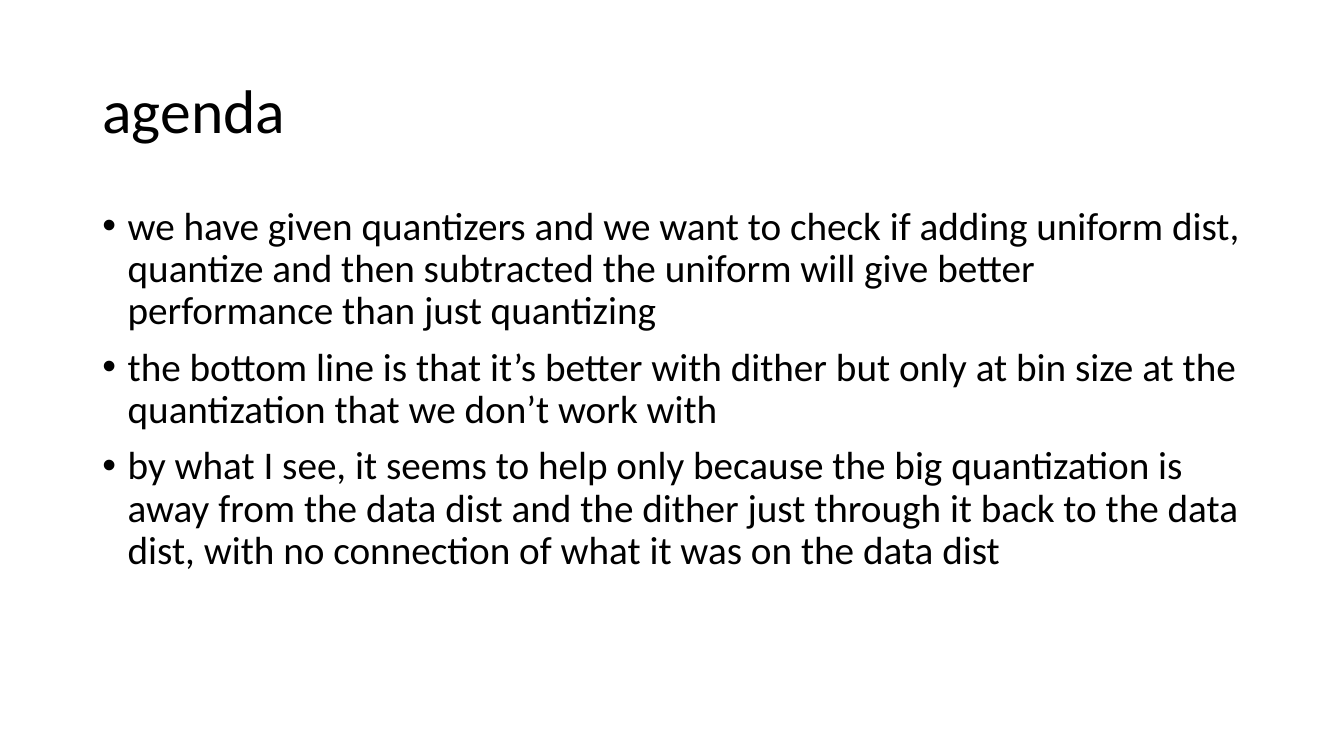
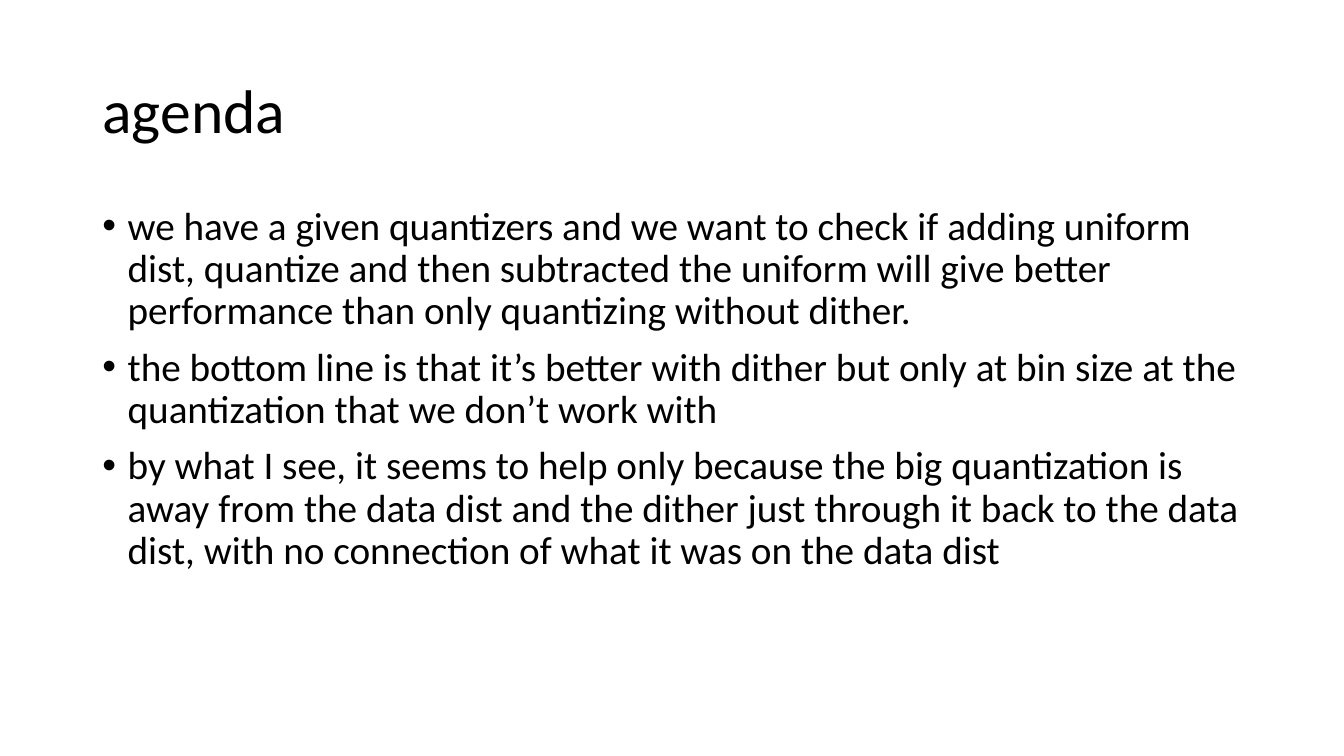
Before and after one commit to lisrael1/quants, a slide deck: slide 2 of code/results/how using dither impacts the MSE.pptx. Drawn at 1344x756 pixels with LibreOffice and Linux fonts; fonts in the diff are those of the drawing. Boxes give left, top, right and bottom in pixels: in the first picture for what was removed or moved away, otherwise in the second. Text is boxed around its words. In the diff, an @@ line names an element or a change of style, - is before the commit and + after.

```diff
--- a/code/results/how using dither impacts the MSE.pptx
+++ b/code/results/how using dither impacts the MSE.pptx
@@ text at [128, 212, 1191, 331]: text changed @@
-• we have given quantizers and we want to check if adding uniform dist, quantize and then subtracted the uniform will give better performance than just quantizing
+• we have a given quantizers and we want to check if adding uniform dist, quantize and then subtracted the uniform will give better performance than only quantizing without dither.
```
Also in this commit, not shown: 3 other slides changed, 2 other files.
